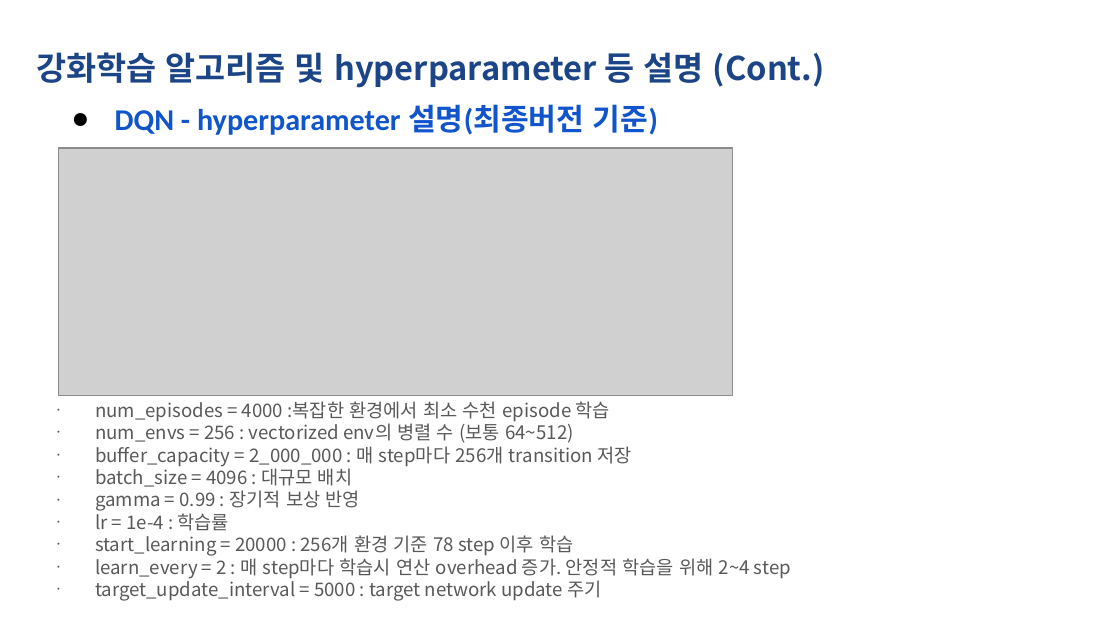
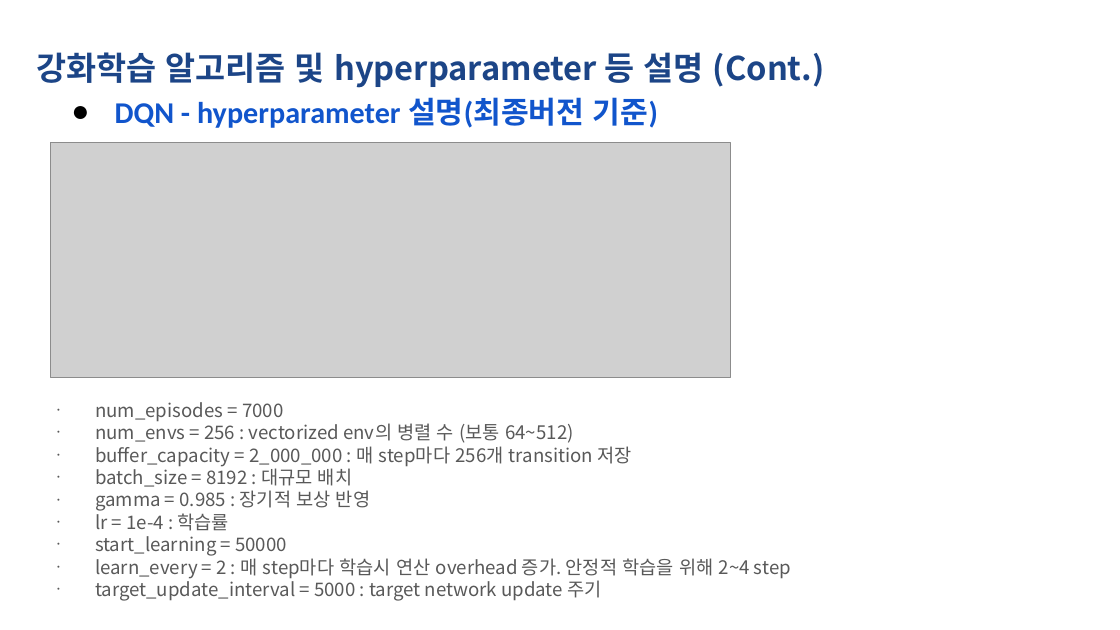
Before and after one commit to Qualitydumm/RL_Project_Thunder_Rush_3-Lane_Infinite_Runner, a slide deck: slide 11 of 벼락을느껴_RL_Project보고서.pptx. Drawn at 1120x630 pixels with LibreOffice and Linux fonts; fonts in the diff are those of the drawing; grey boxes stand for pictures. Boxes give left, top, right and bottom in pixels: in the first picture for what was removed or moved away, otherwise in the second. Text is boxed around its words. In the diff, an @@ line names an element or a change of style, - is before the commit and + after.

```diff
--- a/벼락을느껴_RL_Project보고서.pptx
+++ b/벼락을느껴_RL_Project보고서.pptx
@@ text "DQN - hyperparameter 설명(최종버전 기준)" at <box>115,97,658,128</box>: line spacing 1 to 0.8 @@
@@ picture: place and size @@
-picture at <box>58,148,732,395</box>
+picture at <box>50,143,731,377</box>
@@ text at <box>95,402,283,422</box>: text changed @@
-● num_episodes = 4000 :복잡한 환경에서 최소 수천 episode 학습
+● num_episodes = 7000
@@ text at <box>95,465,370,511</box>: text changed @@
-● batch_size = 4096 : 대규모 배치
-● gamma = 0.99 : 장기적 보상 반영
+● batch_size = 8192 : 대규모 배치
+● gamma = 0.985 : 장기적 보상 반영
@@ text at <box>95,536,287,556</box>: text changed @@
-● start_learning = 20000 : 256개 환경 기준 78 step 이후 학습
+● start_learning = 50000
```
Also in this commit, not shown: 8 other slides changed.
